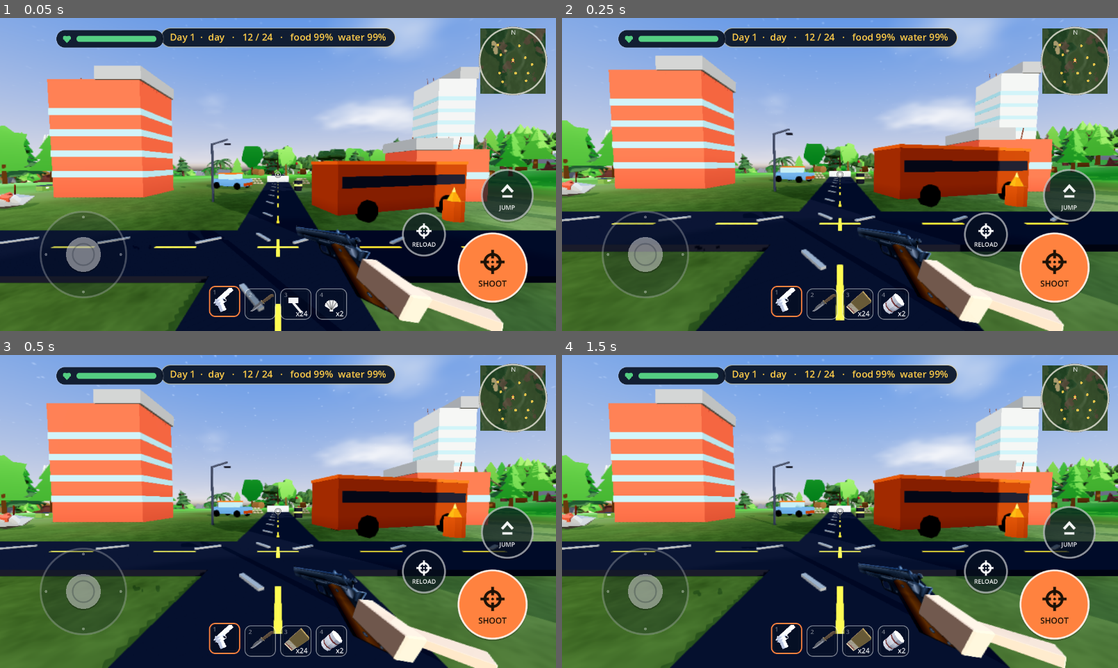
Above: before the commit, frames 1-4 (two rows, left to right).
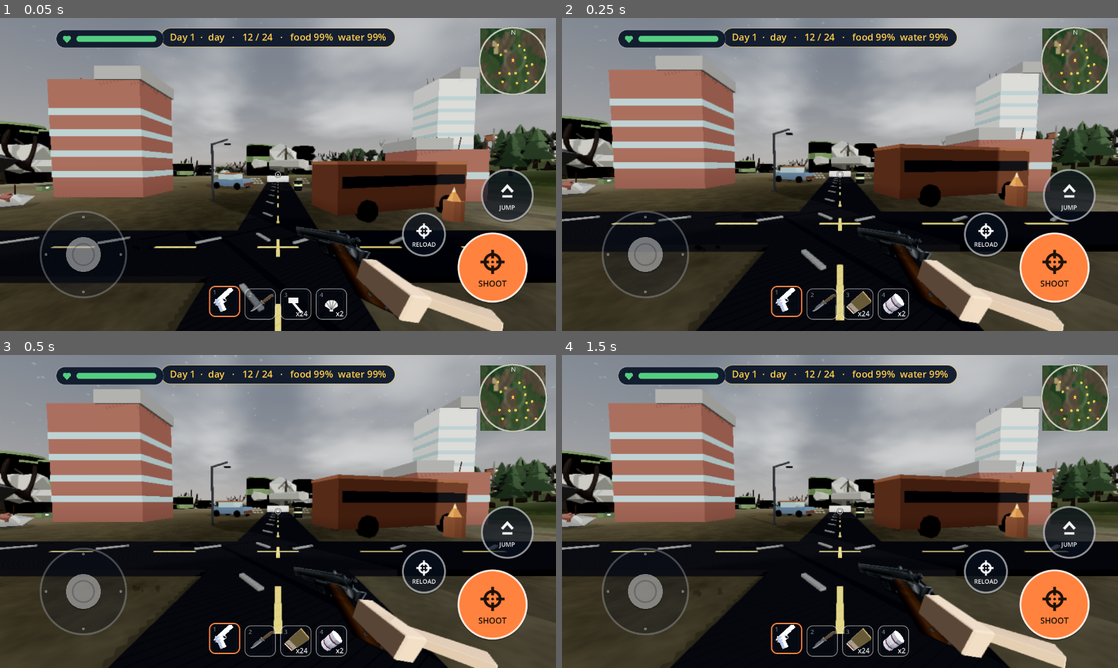
Above: after the commit, the same moments.

Repository: Max1081018/open_code
Game: Godot game, scene res://main.tscn
Two runs of this game, one before a commit and one after it. Both use one fixed random seed, a clock stepped at 60 frames per second and the inputs below.
Inputs (mouse positions are in pixels of both pictures, inside the frame that each line leads up to):
- Up to frame 1 (0.05 s): no input
- Up to frame 2 (0.25 s): no input
- Up to frame 3 (0.5 s): no input
- Up to frame 4 (1.5 s): move the mouse to (962, 495) at 0.52 s; click (962, 495) at 0.67 s; drag from (728, 527) to (812, 574) at 1.27 s

The runs differ from the first frame. In frame 1, 85% of the frame differs, in the area x 0-100%, y 0-100%; in frame 2, 85%; in frame 3, 85%; in frame 4, 85%.

Commit message:
Strip the colour back out: a drab, overcast, ruined world
The last pass made it look like a summer holiday. The palette is pulled
back to what a dead world should be: olive and ash on the ground, muted
greens in what is left of the forest, an overcast sky with heavy cloud and
a weak colourless sun, and more fog.

The reason none of the earlier colour grading did anything is that the
compatibility renderer - the one this game ships with, because it is the
one that runs on phones - ignores the environment's brightness, contrast
and saturation settings entirely. So the drabness is baked into the
shaders instead: both the ground and everything standing on it now take
their own desaturate and darken amounts, which do work there.

Dead ground takes a much larger share of the map, there are more bare
trees among the living ones, and the land runs nearly twice as far before
the coast - about 1.1 km - with more ruins scattered through it.

Co-Authored-By: Claude Opus 5 <noreply@anthropic.com>
Claude-Session: https://claude.ai/code/session_019FPN93SDKwisezCSut5tqW

Diff:
--- a/zombie/assets/shaders/terrain.gdshader
+++ b/zombie/assets/shaders/terrain.gdshader
@@ -24,7 +24,7 @@
 uniform float grain_strength : hint_range(0.0, 1.0) = 0.18;
 uniform float grain_fade = 26.0;         // metres: grain gone past this
 uniform vec4 dirt_color : source_color = vec4(0.33, 0.27, 0.19, 1.0);
-uniform float dirt_strength : hint_range(0.0, 1.0) = 0.42;
+uniform float dirt_strength : hint_range(0.0, 1.0) = 0.52;
 uniform vec4 rock_color : source_color = vec4(0.42, 0.41, 0.40, 1.0);
 uniform float slope_start : hint_range(0.0, 1.0) = 0.62;
 uniform vec4 haze_color : source_color = vec4(0.58, 0.66, 0.72, 1.0);
--- a/zombie/assets/shaders/toon_world.gdshader
+++ b/zombie/assets/shaders/toon_world.gdshader
@@ -17,6 +17,11 @@
 uniform sampler2D albedo_texture : source_color, hint_default_white, filter_linear_mipmap, repeat_enable;
 uniform bool use_texture = false;
 uniform float alpha_scissor : hint_range(0.0, 1.0) = 0.0;
+// How far to pull the colour toward grey. The environment's own saturation
+// control does nothing in the compatibility renderer, which is what this game
+// ships with, so the drabness has to be baked in here.
+uniform float desaturate : hint_range(0.0, 1.0) = 0.0;
+uniform float darken : hint_range(0.0, 1.0) = 0.0;
 
 group_uniforms Toon;
 uniform int bands : hint_range(2, 6) = 3;
@@ -76,7 +81,10 @@
 	// Undergrowth loses light at its base; without this a bush is a flat
 	// cut-out however good the lighting above it is.
 	float ao = mix(1.0 - ao_strength, 1.0, clamp(v_up + 0.25, 0.0, 1.0));
-	ALBEDO = c.rgb * ao;
+	vec3 col = c.rgb;
+	float grey = dot(col, vec3(0.299, 0.587, 0.114));
+	col = mix(col, vec3(grey * 0.96), desaturate) * (1.0 - darken);
+	ALBEDO = col * ao;
 	SPECULAR = 0.0;
 	ROUGHNESS = 1.0;
 	if (alpha_scissor > 0.0) {
--- a/zombie/game.gd
+++ b/zombie/game.gd
@@ -29,7 +29,7 @@
 const CHUNK_GRID := 24            # quads across that patch
 const VIEW_CHUNKS := 2            # rings of chunks kept around you
 const TOWN_R := 44.0              # the clearing the town sits in
-const WORLD_R := 620.0            # how far the land runs before the coast
+const WORLD_R := 1150.0           # how far the land runs before the coast
 const SEA_Y := -11.0              # water level past the shore
 const SPAWN := Vector3(0, 0, 6)
 
@@ -224,23 +224,36 @@
 	sky.radiance_size = Sky.RADIANCE_SIZE_128
 	sky_mat = ShaderMaterial.new()
 	sky_mat.shader = load("res://assets/shaders/sky.gdshader")
+	# A washed-out, colourless sky: the pack's palette is for a world that
+	# still has people in it.
+	sky_mat.set_shader_parameter("day_top", Color(0.34, 0.40, 0.47))
+	sky_mat.set_shader_parameter("day_horizon", Color(0.62, 0.64, 0.63))
+	sky_mat.set_shader_parameter("dawn_top", Color(0.26, 0.29, 0.38))
+	sky_mat.set_shader_parameter("dawn_horizon", Color(0.68, 0.56, 0.46))
+	sky_mat.set_shader_parameter("dusk_top", Color(0.22, 0.23, 0.31))
+	sky_mat.set_shader_parameter("dusk_horizon", Color(0.60, 0.44, 0.36))
+	sky_mat.set_shader_parameter("cloud_day", Color(0.72, 0.73, 0.73))
+	sky_mat.set_shader_parameter("cloud_night", Color(0.14, 0.15, 0.19))
+	sky_mat.set_shader_parameter("sun_glow", 0.7)
 	sky.sky_material = sky_mat
 	env.sky = sky
 	# The sky lights the world: ambient comes from it, so dawn is pink on the
 	# walls and midnight is blue, without any of that being set by hand.
 	env.ambient_light_source = Environment.AMBIENT_SOURCE_SKY
-	env.ambient_light_energy = 0.75
+	env.ambient_light_energy = 0.62
 	env.ambient_light_sky_contribution = 1.0
 	env.fog_enabled = true
 	env.fog_mode = Environment.FOG_MODE_DEPTH
-	env.fog_light_color = Color(0.60, 0.66, 0.70)
-	env.fog_density = 0.0075
+	env.fog_light_color = Color(0.50, 0.53, 0.55)
+	env.fog_density = 0.013
 	env.fog_sky_affect = 0.0
 	env.fog_aerial_perspective = 0.35
 	env.tonemap_mode = Environment.TONE_MAPPER_ACES
-	env.tonemap_white = 1.25
+	env.tonemap_white = 1.5
 	env.adjustment_enabled = true
-	env.adjustment_saturation = 1.18
+	# Note: the compatibility renderer ignores these, which is why the drab
+	# palette is baked into the shaders instead. Kept for desktop builds.
+	env.adjustment_saturation = 0.72
 	env.adjustment_contrast = 1.06
 	var we := WorldEnvironment.new()
 	we.environment = env
@@ -313,7 +326,7 @@
 		_biome_noise.seed = 555
 		_biome_noise.frequency = 0.0045
 	var dead: float = _biome_noise.get_noise_2d(x + 900.0, z - 400.0)
-	if dead > 0.34:
+	if dead > 0.12:
 		return 2
 	var h := terrain_y(x, z)
 	return 1 if h < -3.0 else 0
@@ -395,6 +408,11 @@
 	kind = kind.replace("_raft", "")
 	var m := ShaderMaterial.new()
 	m.shader = load("res://assets/shaders/toon_world.gdshader")
+	# Everything green is knocked back toward olive and grey. A ruined world
+	# does not have municipal lawns in it.
+	m.set_shader_parameter("tint", Color(0.80, 0.80, 0.74))
+	m.set_shader_parameter("desaturate", 0.52)
+	m.set_shader_parameter("darken", 0.10)
 	match kind:
 		"grass":
 			m.set_shader_parameter("sway_strength", 0.26)
@@ -418,6 +436,9 @@
 			m.set_shader_parameter("height_scale", 2.0)
 			m.set_shader_parameter("ao_strength", 0.25)
 			m.set_shader_parameter("bands", 4)
+	if kind == "tree":
+		m.set_shader_parameter("tint", Color(0.76, 0.76, 0.70))
+		m.set_shader_parameter("desaturate", 0.58)
 	if raft:
 		if _raft_tex == null:
 			_raft_tex = load("res://assets/raft/texture.png")
@@ -518,9 +539,9 @@
 
 	var st := SurfaceTool.new()
 	st.begin(Mesh.PRIMITIVE_TRIANGLES)
-	var grass_col := Color(0.29, 0.44, 0.22)
-	var dirt := Color(0.36, 0.30, 0.22)
-	var rock := Color(0.42, 0.42, 0.44)
+	var grass_col := Color(0.27, 0.29, 0.19)
+	var dirt := Color(0.31, 0.28, 0.22)
+	var rock := Color(0.38, 0.38, 0.37)
 	var grid: Array = []
 	for i in CHUNK_GRID + 1:
 		var row: Array = []
@@ -534,8 +555,8 @@
 		var slope := 1.0 - n.y
 		var c: Color = grass_col.lerp(rock, clampf(slope * 3.4, 0.0, 1.0))
 		match _biome(v.x, v.z):
-			1: c = c.lerp(Color(0.22, 0.38, 0.18), 0.55)      # jungle: deeper green
-			2: c = c.lerp(Color(0.40, 0.35, 0.28), 0.75)      # dead ground: dust
+			1: c = c.lerp(Color(0.21, 0.29, 0.18), 0.55)      # overgrown: dark, damp
+			2: c = c.lerp(Color(0.33, 0.30, 0.24), 0.92)      # dead ground: ash and dust
 		var d := Vector2(v.x, v.z).length()
 		if d < TOWN_R * 0.8:
 			c = c.lerp(dirt, clampf((TOWN_R * 0.8 - d) / 22.0, 0.0, 0.55))
@@ -633,7 +654,7 @@
 			else:
 				pick = [["rubble_pile", "apoc"], ["bone_pile", "apoc"], ["tire_stack", "apoc"],
 					["toxic_barrel", "apoc"]][rng.randi() % 4]
-		elif roll < 0.50:
+		elif roll < 0.38:
 			# Trunks are solid wherever they are. They used to be solid only
 			# near the middle of the map, so anywhere else you walked through
 			# the forest as if it were painted on.
@@ -642,6 +663,8 @@
 		elif roll < 0.58:
 			pick = DEAD_TREES[rng.randi() % DEAD_TREES.size()]
 			_trunk(root, Vector3(x, y, z), 0.3, 4.0)
+		elif roll < 0.64:
+			pick = DEAD_FLOOR[rng.randi() % DEAD_FLOOR.size()]
 		elif roll < 0.72:
 			pick = ROCKS[rng.randi() % ROCKS.size()]
 			_trunk(root, Vector3(x, y, z), 0.55, 1.0)
@@ -722,7 +745,7 @@
 		_grass_mat.shader = load("res://assets/grass/EA_GrassWind.gdshader")
 		_grass_mat.set_shader_parameter("albedo_texture", load("res://assets/grass/GRASS_DIFF.tga"))
 		_grass_mat.set_shader_parameter("normal_texture", load("res://assets/grass/GRASS_NMAP.tga"))
-		_grass_mat.set_shader_parameter("base_color", Color(0.62, 0.78, 0.30))
+		_grass_mat.set_shader_parameter("base_color", Color(0.33, 0.32, 0.21))
 		_grass_mat.set_shader_parameter("alpha_cutoff", 0.55)
 		_grass_mat.set_shader_parameter("normal_strength", 0.5)
 		_grass_mat.set_shader_parameter("wind_strength", 0.28)
@@ -822,6 +845,8 @@
 			tm.set_shader_parameter("ao_strength", 0.12)
 			tm.set_shader_parameter("bands", 4)
 			tm.set_shader_parameter("rim_strength", 0.30)
+			tm.set_shader_parameter("desaturate", 0.34)
+			tm.set_shader_parameter("darken", 0.06)
 			if tex:
 				tm.set_shader_parameter("use_texture", true)
 				tm.set_shader_parameter("albedo_texture", tex)
@@ -976,7 +1001,7 @@
 func _ruins(root: Node3D, k: Vector2i, x0: float, z0: float) -> void:
 	var rng := RandomNumberGenerator.new()
 	rng.seed = hash(k) * 31 + 7
-	if rng.randf() > 0.38:
+	if rng.randf() > 0.46:
 		return
 	var x := x0 + rng.randf_range(8.0, CHUNK - 8.0)
 	var z := z0 + rng.randf_range(8.0, CHUNK - 8.0)
@@ -1283,8 +1308,9 @@
 	var low: float = clampf(1.0 - absf(up) * 2.2, 0.0, 1.0)      # near the horizon
 	if up > 0.0:
 		sun.rotation = Vector3(-ang, 0.55 + sin(ang) * 0.25, 0.0)
-		sun.light_energy = lerpf(0.0, 1.15, clampf(up * 2.2, 0.0, 1.0))
-		sun.light_color = Color(1.0, 0.95, 0.86).lerp(Color(1.0, 0.56, 0.30), low)
+		# Weak and colourless: the sun is behind cloud most of the time.
+		sun.light_energy = lerpf(0.0, 0.85, clampf(up * 2.2, 0.0, 1.0))
+		sun.light_color = Color(0.92, 0.91, 0.86).lerp(Color(0.86, 0.58, 0.40), low)
 	else:
 		# After dark the one light is the moon, opposite the sun, cold and
 		# faint - enough to make out shapes, not enough to see colour.
@@ -1292,17 +1318,18 @@
 		sun.light_energy = 0.16 * clampf(-up * 2.5, 0.0, 1.0)
 		sun.light_color = Color(0.62, 0.70, 0.95)
 	sun.light_angular_distance = lerpf(0.6, 3.0, low)
-	world_env.ambient_light_energy = lerpf(0.34, 0.85, light)
-	var fog_day := Color(0.62, 0.70, 0.76)
+	world_env.ambient_light_energy = lerpf(0.30, 0.70, light)
+	var fog_day := Color(0.52, 0.55, 0.56)
 	var fog_night := Color(0.09, 0.11, 0.18)
-	var fog_dusk := Color(0.55, 0.34, 0.26)
+	var fog_dusk := Color(0.44, 0.31, 0.26)
 	world_env.fog_light_color = fog_night.lerp(fog_day, light).lerp(fog_dusk, low * 0.7)
-	world_env.fog_density = lerpf(0.026, 0.0062, light)
+	world_env.fog_density = lerpf(0.030, 0.0105, light)
 	if players.has("wind"):
 		players["wind"].volume_db = lerpf(-16.0, -23.0, light)
 	if sky_mat:
 		sky_mat.set_shader_parameter("hour", hour)
-		sky_mat.set_shader_parameter("cloud_cover", 0.38 + 0.2 * sin(elapsed * 0.012))
+		# Heavy cover most of the time: the sun rarely gets through.
+		sky_mat.set_shader_parameter("cloud_cover", 0.66 + 0.16 * sin(elapsed * 0.012))
 
 
 func is_night() -> bool:
